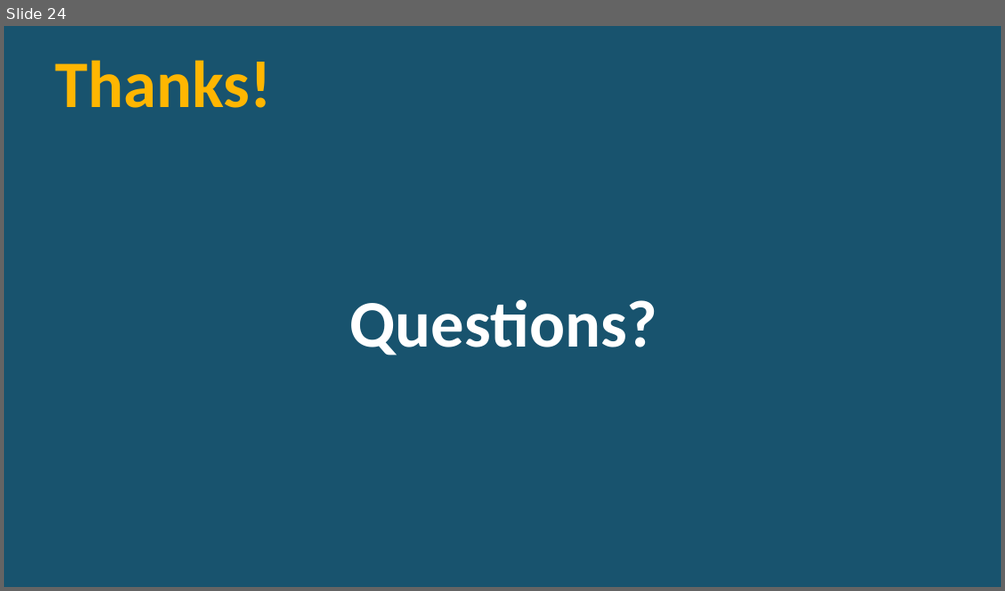
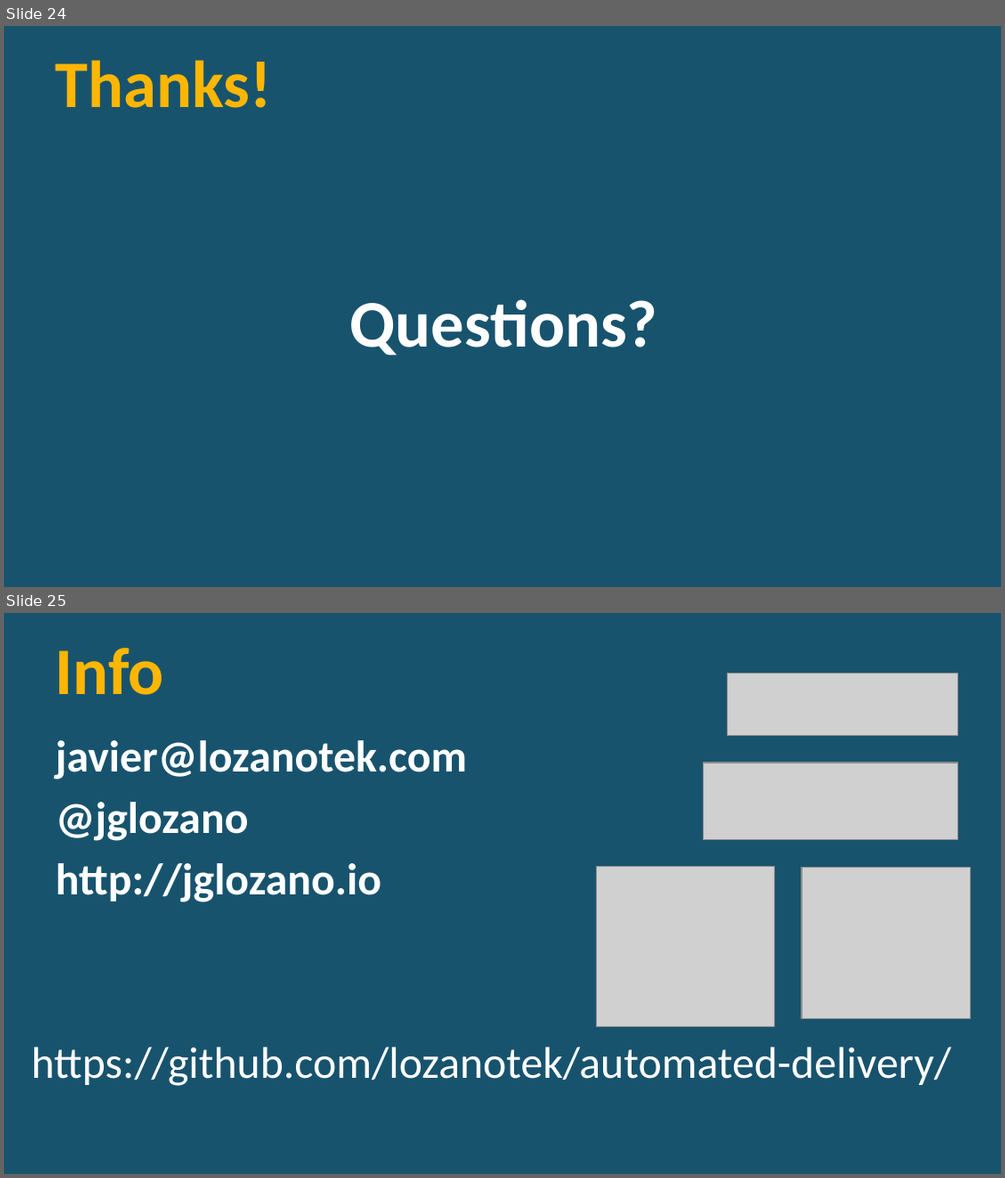
Before and after one commit to lozanotek/automated-delivery, a slide deck: AutomatingDelivery.pptx. Shown one above the other, each under a label of ours: slide 24 before the commit, slides 24 and 25 after it. The pictures are 1005x591 and 1005x1178 pixels, drawn with LibreOffice and Linux fonts; fonts in the diff are those of the drawing; grey boxes stand for pictures; background and template pictures are left out. Boxes give left, top, right and bottom in pixels: in the first picture for what was removed or moved away, otherwise in the second. Text is boxed around its words. In the diff, an @@ line names an element or a change of style, - is before the commit and + after.

Commit message:
Updated the slides

```diff
--- a/AutomatingDelivery.pptx
+++ b/AutomatingDelivery.pptx
@@ slide 25 added at box(4, 613, 1001, 1174), background picture (left out) @@
@@ title added at box(56, 648, 164, 695), 48 pt, text #FFB601, bold @@
+Info
@@ picture added at box(727, 673, 957, 735) @@
@@ text added at box(56, 740, 467, 902), 32 pt, text #FFFFFF, bold @@
+javier@lozanotek.com
+@jglozano
+http://jglozano.io
@@ picture added at box(703, 763, 958, 840) @@
@@ picture added at box(596, 866, 775, 1027) @@
@@ picture added at box(801, 868, 971, 1019) @@
@@ text added at box(32, 1046, 951, 1086), 32 pt, text #FFFFFF @@
+https://github.com/lozanotek/automated-delivery/
```
Also in this commit, not shown: 2 slides changed, 2 other slides added, 2 slides removed.
